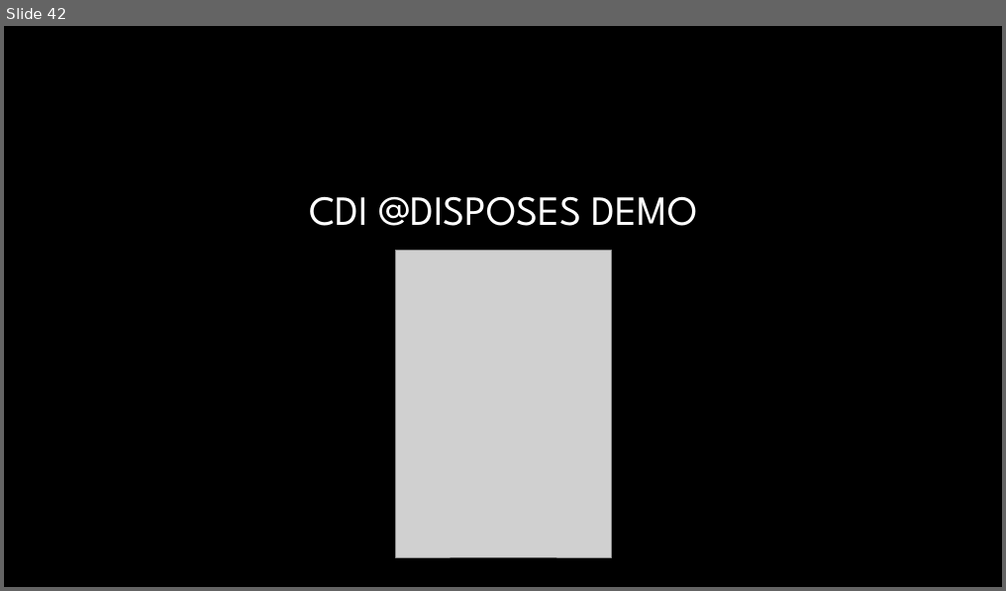
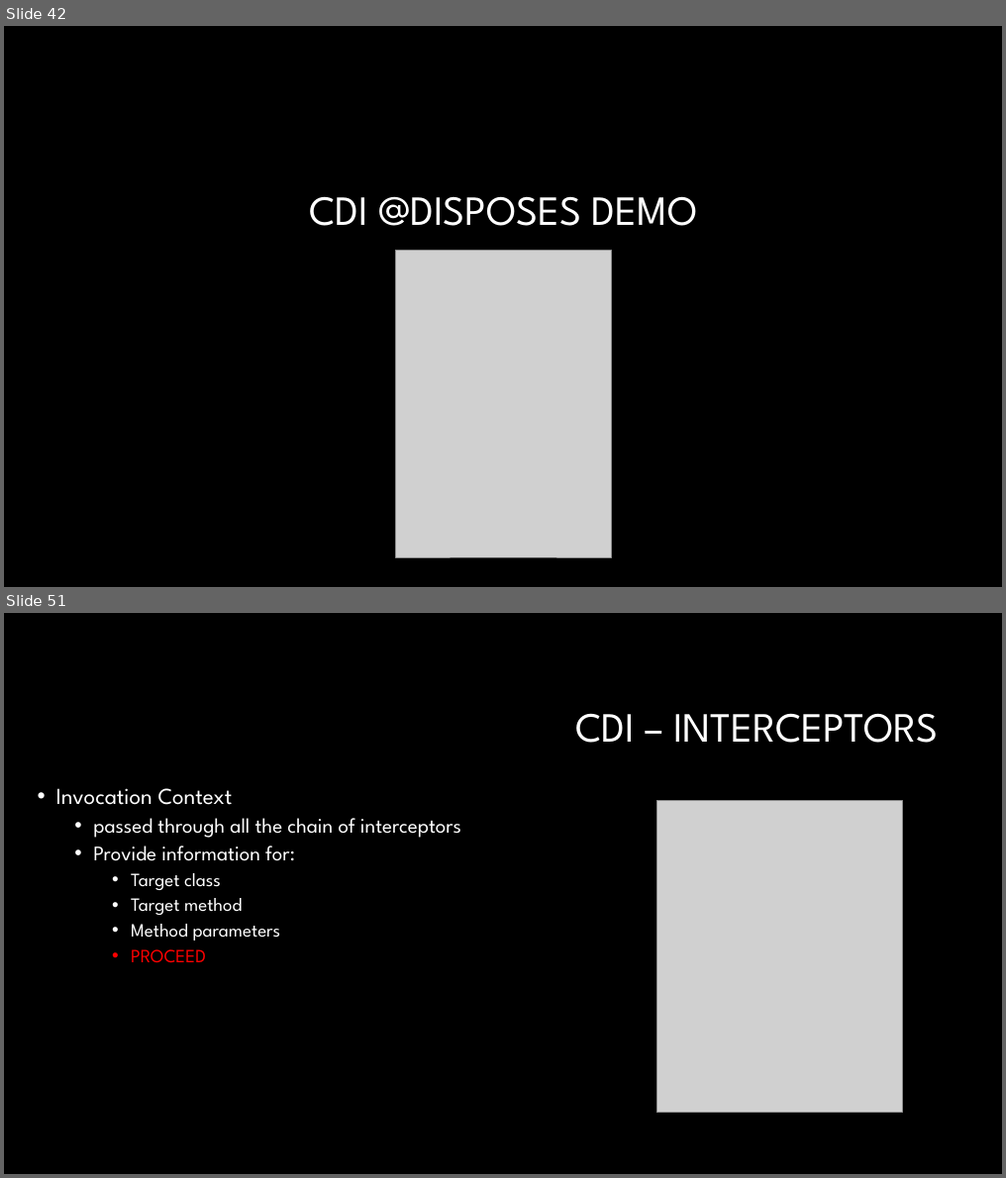
Before and after one commit to Crypto93/CDI_overview, a slide deck: CDI_overview_presentation.pptx. Shown one above the other, each under a label of ours: slide 42 before the commit, slides 42 and 51 after it; the slides between them are not shown. The pictures are 1006x591 and 1006x1178 pixels, drawn with LibreOffice and Linux fonts; fonts in the diff are those of the drawing; grey boxes stand for pictures; background and template pictures are left out. Boxes give left, top, right and bottom in pixels: in the first picture for what was removed or moved away, otherwise in the second. Text is boxed around its words. In the diff, an @@ line names an element or a change of style, - is before the commit and + after.

```diff
--- a/CDI_overview_presentation.pptx
+++ b/CDI_overview_presentation.pptx
@@ slide 51 added at [4, 613, 1002, 1174], background #000000 @@
@@ title added at [575, 713, 939, 743], 40 pt, text #FFFFFF @@
+CDI – INTERCEPTORS
@@ text added at [56, 788, 461, 963], 20 pt, text #FFFFFF @@
+• Invocation Context
+  • passed through all the chain of interceptors
+  • Provide information for:
+    • Target class
+    • Target method
+    • Method parameters
+    • PROCEED
@@ picture added at [656, 801, 902, 1113] @@
```
Also in this commit, not shown: 16 other slides added.
